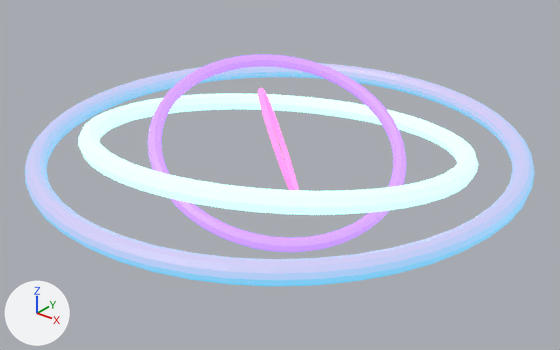
Before and after pictures for a commit that changed the Blender file Assets/Models/Launch Pad 1.blend.
One viewpoint serves both versions: a 50 mm lens placed at (2.48, -3.1, 1.73), pointed at (0.05, -0.05, -0.16). The axes (+X, +Y, +Z) are drawn at lower left. The lights are the same throughout.
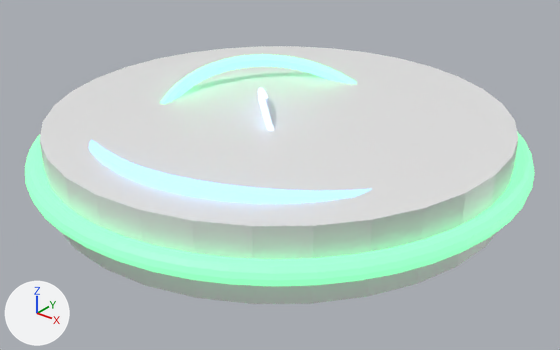
What differs and where, as boxes [x1, y1, x2, y2] in the pictures (560 x 350 px):
'Cylinder', added: after [40, 46, 519, 304]
'Torus', recoloured (blue to green): [25, 63, 535, 286] in both
'Torus.002', recoloured (purple to cyan): [148, 54, 406, 252] in both
'Torus.003', recoloured (pink to white): [258, 88, 299, 190] in both
'Torus.001', unchanged, covered by the edit: before [78, 93, 478, 215]; after [89, 140, 372, 204]

Diff of the bpy script that builds the scene:
```diff
--- a/Assets/Models/Launch Pad 1.blend.py
+++ b/Assets/Models/Launch Pad 1.blend.py
@@ mat_ring_1 @@
 mat_ring_1 = principled_material('ring 1')
-mat_ring_1.base_color = (0.694, 0.133, 0.376)  # pink #d966a5
-mat_ring_1.emission_color = (0.694, 0.133, 0.376)  # pink #d966a5
+mat_ring_1.base_color = (0.468, 0.631, 0.888)  # blue #b6d0f2
+mat_ring_1.emission_color = (0.468, 0.631, 0.888)  # blue #b6d0f2
 mat_ring_1.emission_strength = 2.0
@@ mat_ring_2 @@
 mat_ring_2 = principled_material('ring 2')
-mat_ring_2.base_color = (0.254, 0.133, 0.694)  # purple #8a66d9
-mat_ring_2.emission_color = (0.254, 0.133, 0.694)  # purple #8a66d9
+mat_ring_2.base_color = (0.191, 0.888, 0.423)  # green #79f2ae
+mat_ring_2.emission_color = (0.191, 0.888, 0.423)  # green #79f2ae
 mat_ring_2.emission_strength = 2.0
@@ mat_ring_4 @@
 mat_ring_4 = principled_material('ring 4')
-mat_ring_4.base_color = (0.694, 0.0, 0.0106)  # red #d9001a
-mat_ring_4.emission_color = (0.0, 0.295, 0.448)  # cyan #0094b3
+mat_ring_4.base_color = (0.13, 0.521, 0.235)  # green #65bf85
+mat_ring_4.emission_color = (0.13, 0.521, 0.235)  # green #65bf85
 mat_ring_4.emission_strength = 2.0
@@ mat_material_001 @@
+mat_material_001 = principled_material('Material.001')
+mat_material_001.base_color = (0.8, 0.8, 0.8)  # white #e7e7e7
+mat_material_001.roughness = 0.4
@@ me_cylinder @@
+me_cylinder.from_pydata(...)  # a 32-sided cylinder along z spanning x -1.0..1.0, y -1.0..1.0, z -1.0..1.0
+me_cylinder.materials.append(mat_material_001)  # white #e7e7e7
@@ ob_cylinder @@
+ob_cylinder = bpy.data.objects.new('Cylinder', me_cylinder)
+ob_cylinder.location = (0.0, 0.0, 0.0)
+ob_cylinder.scale = (1.26, 1.26, -0.188)
```
